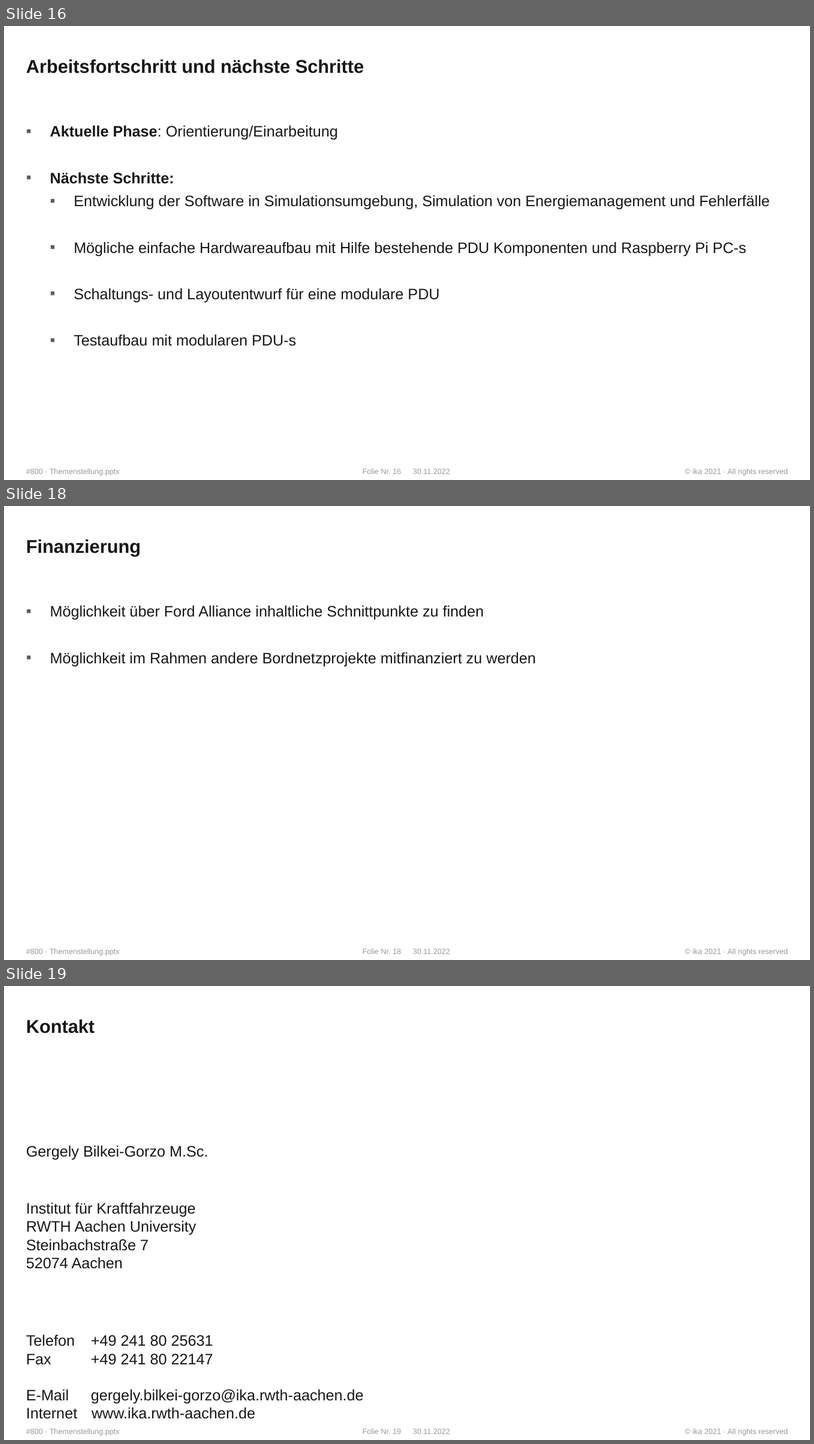
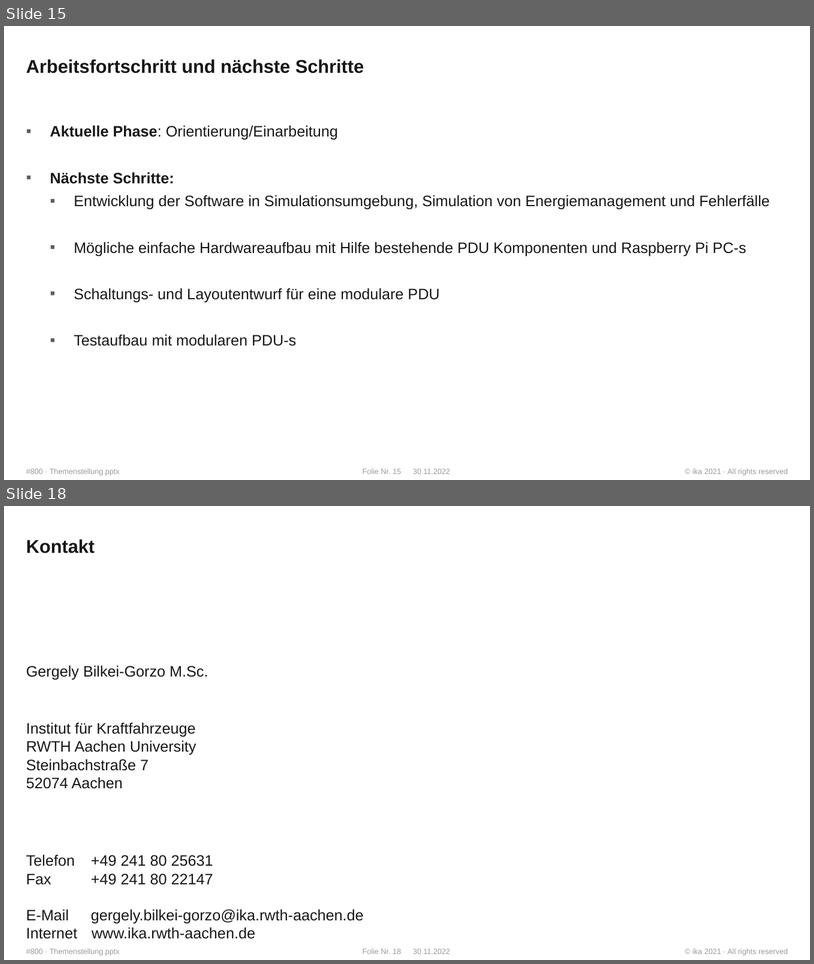
Before and after one commit to WhR4Ven/Diss_Dokument, a slide deck: Vortrag/Themenstellung.pptx. Shown one above the other, each under a label of ours: slides 16, 18 and 19 before the commit, slides 15 and 18 after it; the slides between them are not shown. The pictures are 814x1444 and 814x964 pixels, drawn with LibreOffice and Linux fonts; fonts in the diff are those of the drawing; background and template pictures are left out. Boxes give left, top, right and bottom in pixels: in the first picture for what was removed or moved away, otherwise in the second. Text is boxed around its words. In the diff, an @@ line names an element or a change of style, - is before the commit and + after.

```diff
--- a/Vortrag/Themenstellung.pptx
+++ b/Vortrag/Themenstellung.pptx
@@ slide 18 removed at [4, 506, 810, 960], background #FFFFFF; not listed: 4 template elements that a slide beside it also shows @@
@@ title removed at [26, 539, 141, 556] @@
-Finanzierung
@@ text removed at [50, 605, 536, 666] @@
-▪ Möglichkeit über Ford Alliance inhaltliche Schnittpunkte zu finden
-▪ Möglichkeit im Rahmen andere Bordnetzprojekte mitfinanziert zu werden
@@ what was slide 16 is now slide 15 @@
@@ what was slide 19 is now slide 18 @@
```
Also in this commit, not shown: 9 slides changed, 4 slides added, 4 other slides removed.
